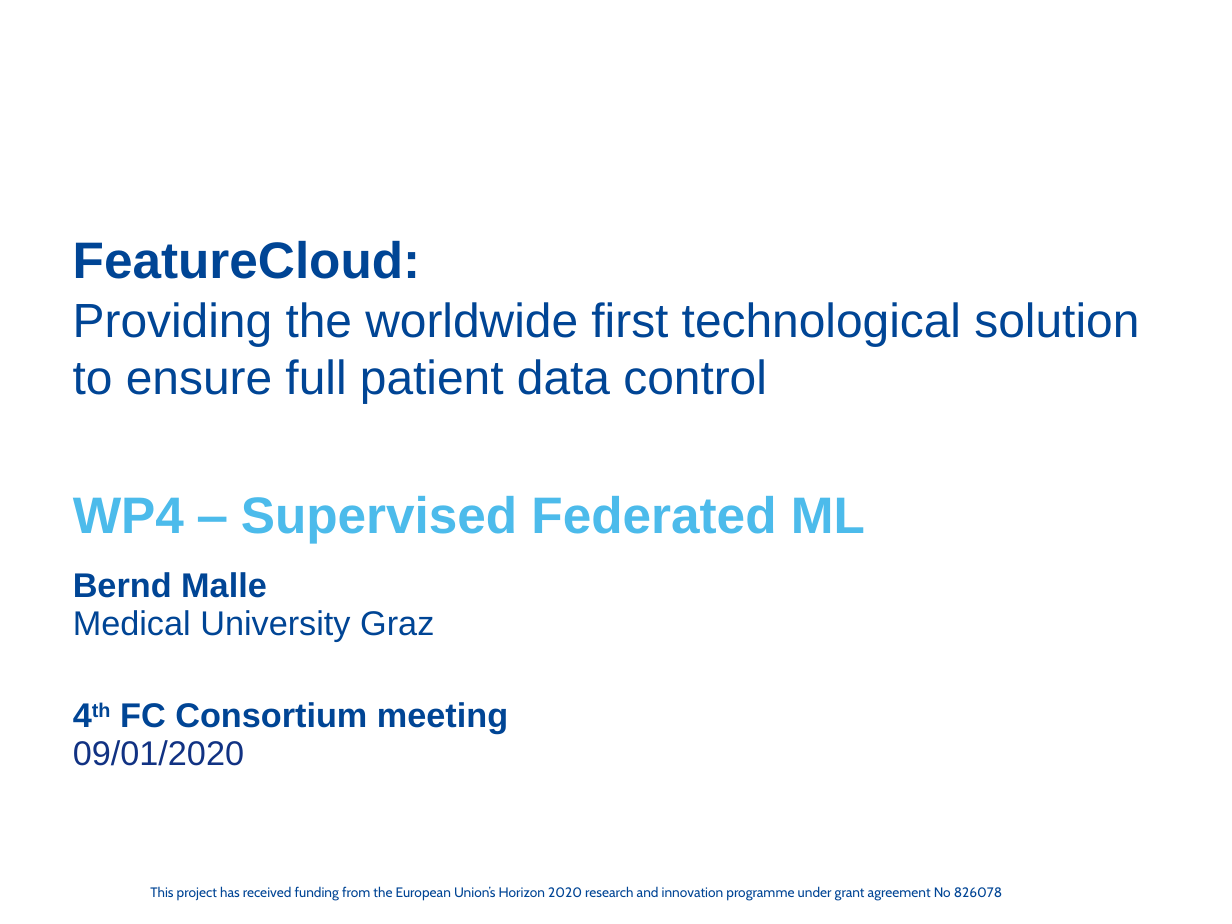
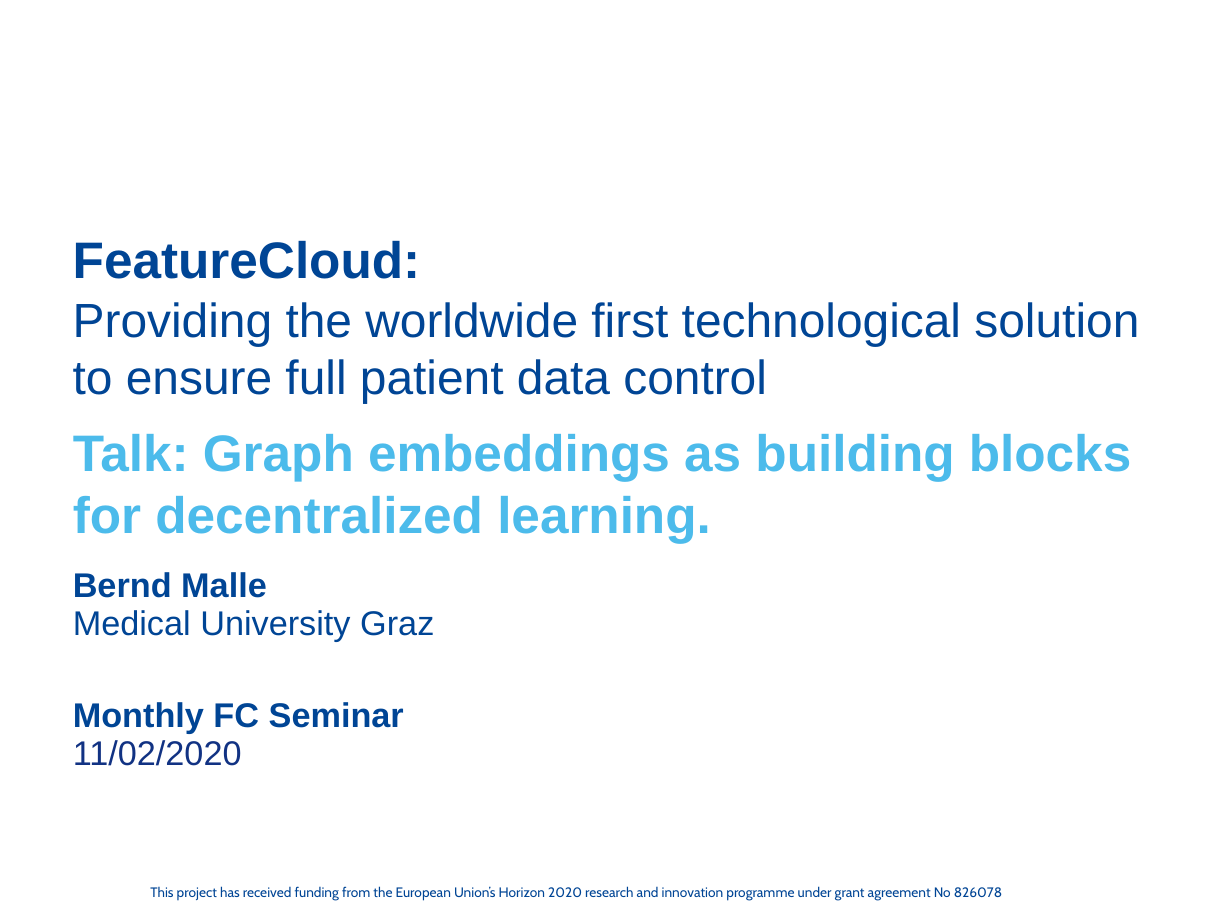
Before and after one commit to cassinius/phd-presentations, a slide deck: slide 1 of 2020/FC_sept_Graphs_LS/FeatureCloud_PPT_WP4_update.pptx. Drawn at 1232x924 pixels with LibreOffice and Linux fonts; fonts in the diff are those of the drawing; background and template pictures are left out. Boxes give left, top, right and bottom in pixels: in the first picture for what was removed or moved away, otherwise in the second. Text is boxed around its words. In the diff, an @@ line names an element or a change of style, - is before the commit and + after.

```diff
--- a/2020/FC_sept_Graphs_LS/FeatureCloud_PPT_WP4_update.pptx
+++ b/2020/FC_sept_Graphs_LS/FeatureCloud_PPT_WP4_update.pptx
@@ title at (73, 434, 1131, 543): text changed @@
-WP4 ‒ Supervised Federated ML
+Talk: Graph embeddings as building blocks for decentralized learning.
@@ subtitle at (73, 702, 404, 766): text changed @@
-4th FC Consortium meeting
-09/01/2020
+Monthly FC Seminar
+11/02/2020
```
Also in this commit, not shown: 5 other slides changed, 8 slides added, 3 slides removed, 4 other files.
